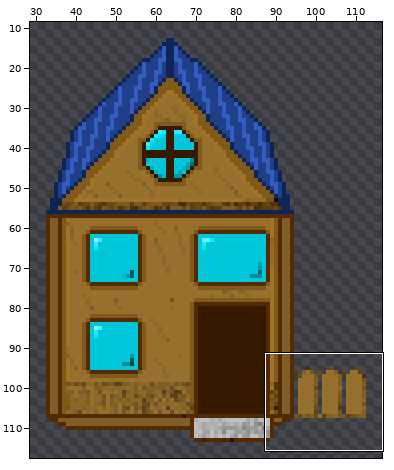
One commit to this sprite sheet: GameJam/Assets/Sprites/Base/House_2.png. Above: a wide view before the commit, with the close-up outlined.
Close-up. Old version:
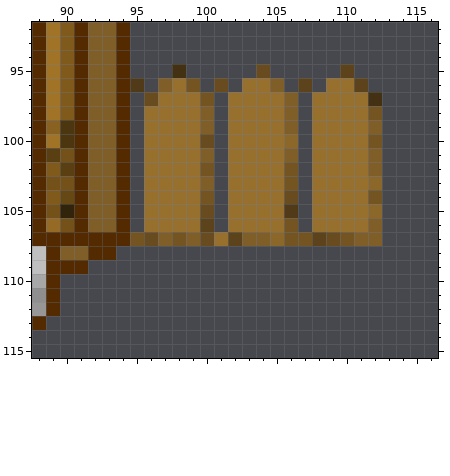
The file is 128x128 pixels. Colours within 5 levels of each other are drawn and written as one. Shown: x 88..116, y 92..115. The wide view leaves out empty margins.
The same view after the edit:
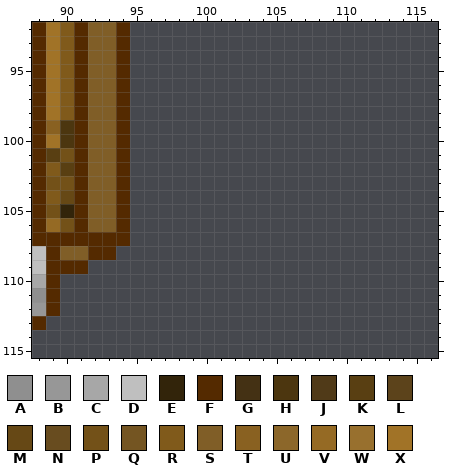
Palette (. is transparent): A #8f8f8f  B #979797  C #a7a7a7  D #bfbfbf  E #32240a  F #542a00  G #443114  H #4c360f  J #503a18  K #593f12  L #5c431b  M #664815  N #684c1f  P #735118  Q #745522  R #805a1b  S #805e27  T #896121  U #8c672a  V #956a24  W #98702e  X #a17327
Difference:
@@ x 88..116 @@
  94 FXRFSSF......................
- 95 FXRFSSF...G.....N.....L......
- 96 FXRFSSFJ.SWQ.N.WWS.L.WWL.....
- 97 FXRFSSF.NWWWQ.WWWWS.WWWWG....
- 98 FXRFSSF.WWWWS.WWWWS.WWWWQ....
- 99 FTHFSSF.WWWWS.WWWWS.WWWWS....
-100 FXHFSSF.WWWWN.WWWWU.WWWWQ....
-101 FKPFSSF.WWWWS.WWWWS.WWWWS....
-102 FRKFSSF.WWWWQ.WWWWQ.WWWWS....
-103 FPPFSSF.WWWWS.WWWWQ.WWWWU....
-104 FRMFSSF.WWWWQ.WWWWN.WWWWQ....
-105 FPEFSSF.WWWWN.WWWWJ.WWWWU....
-106 FVPFSSF.WWWWL.WWWWQ.WWWWS....
-107 FFFFFFFQNSQSNWLSSUQQLNQSS....
+ 95 FXRFSSF......................
+ 96 FXRFSSF......................
+ 97 FXRFSSF......................
+ 98 FXRFSSF......................
+ 99 FTHFSSF......................
+100 FXHFSSF......................
+101 FKPFSSF......................
+102 FRKFSSF......................
+103 FPPFSSF......................
+104 FRMFSSF......................
+105 FPEFSSF......................
+106 FVPFSSF......................
+107 FFFFFFF......................
 108 DFSSFF.......................
